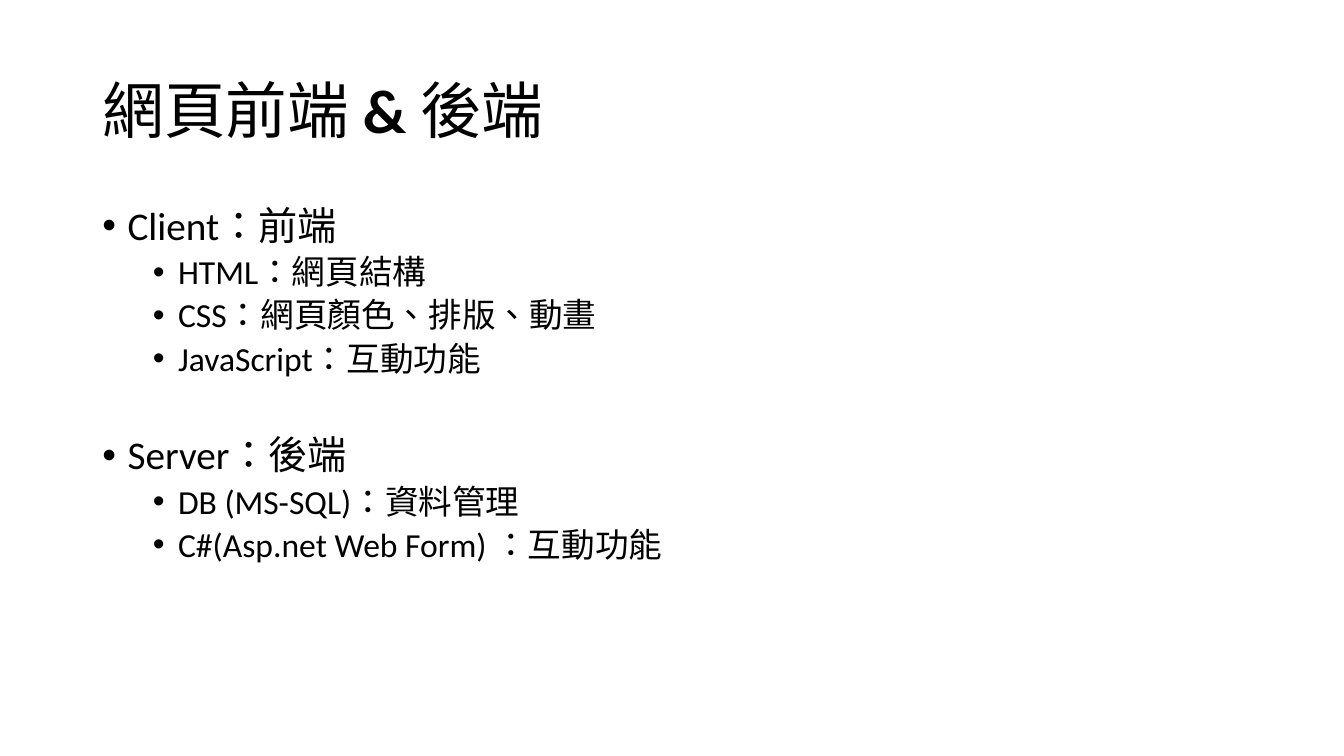
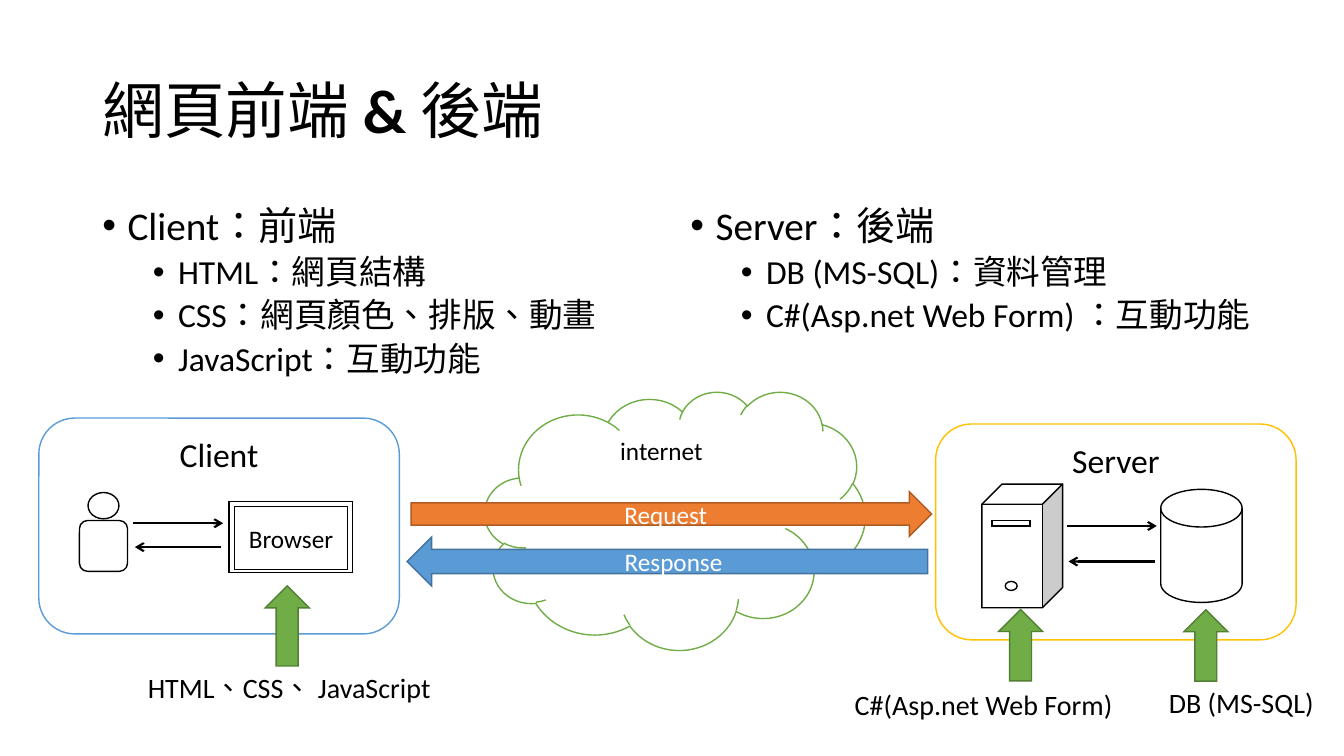
Before and after one commit to Q81JIAXIONG/-, a slide deck: slide 4 of 投影片/1.網頁基礎.pptx (slide 10 before the commit). Drawn at 1344x756 pixels with LibreOffice and Linux fonts; fonts in the diff are those of the drawing. Boxes give left, top, right and bottom in pixels: in the first picture for what was removed or moved away, otherwise in the second. Text is boxed around its words. In the diff, an @@ line names an element or a change of style, - is before the commit and + after.

```diff
--- a/投影片/1.網頁基礎.pptx
+++ b/投影片/1.網頁基礎.pptx
@@ text added at [716,207,1250,333], 24 pt, text #000000 @@
+• Server：後端
+  • DB (MS-SQL)：資料管理
+  • C#(Asp.net Web Form) ：互動功能
@@ rounded rectangle added at [39,418,400,634], fill #FFFFFF, outline #5B9BD5 1 pt, 24 pt, text #000000 @@
+Client
@@ cloud added at [485,391,865,649], fill #FFFFFF, outline #70AD47 1 pt, 18 pt, text #000000 @@
+internet
@@ text at [128,436,662,563]: paragraphs removed @@
-• Server：後端
-  • DB (MS-SQL)：資料管理
-  • C#(Asp.net Web Form) ：互動功能
@@ rounded rectangle added at [936,424,1297,640], fill #FFFFFF, outline #FFC000 1 pt, 24 pt, text #000000 @@
+Server
@@ ellipse added at [88,493,119,519], fill #FFFFFF, outline #000000 1 pt @@
@@ rectangle added at [229,502,353,573], fill #FFFFFF, outline #000000 1 pt @@
@@ rectangle added at [235,506,348,569], fill #FFFFFF, outline #000000 1 pt, 18 pt, text #000000 @@
+Browser
@@ right arrow added at [411,492,932,536], fill #ED7D31, outline #AF5C24 1 pt, 18 pt, text #FFFFFF @@
+Request
@@ cube added at [982,484,1063,608], fill #FFFFFF, outline #000000 1 pt @@
@@ cylinder added at [1162,489,1243,602], fill #FFFFFF, outline #000000 1 pt @@
@@ rounded rectangle added at [80,520,128,571], fill #FFFFFF, outline #000000 1 pt @@
@@ arrow added from (133, 523) to (223, 523), #000000 1.5 pt @@
@@ left arrow added at [407,537,928,586], fill #5B9BD5, outline #43739E 1 pt, 18 pt, text #FFFFFF @@
+Response
@@ rectangle added at [992,520,1030,525], fill #FFFFFF, outline #000000 1 pt @@
@@ arrow added from (1067, 526) to (1157, 526), #000000 1.5 pt @@
@@ arrow added from (221, 547) to (135, 547), #000000 1.5 pt @@
@@ arrow added from (1155, 562) to (1069, 562), #000000 1.5 pt @@
@@ up arrow added at [265,586,310,665], fill #70AD47, outline #538035 1 pt @@
@@ ellipse added at [1005,582,1017,591], fill #FFFFFF, outline #000000 1 pt @@
@@ up arrow added at [999,610,1044,682], fill #70AD47, outline #538035 1 pt @@
@@ up arrow added at [1185,610,1229,682], fill #70AD47, outline #538035 1 pt @@
@@ text added at [148,678,430,703], 20 pt, text #000000 @@
+HTML、CSS、 JavaScript
@@ text added at [855,694,1112,720], 20 pt, text #000000 @@
+C#(Asp.net Web Form)
@@ text added at [1169,692,1314,717], 20 pt, text #000000 @@
+DB (MS-SQL)
```
Also in this commit, not shown: 1 other slide changed, 3 slides added, 1 slide removed, 2 other files.
